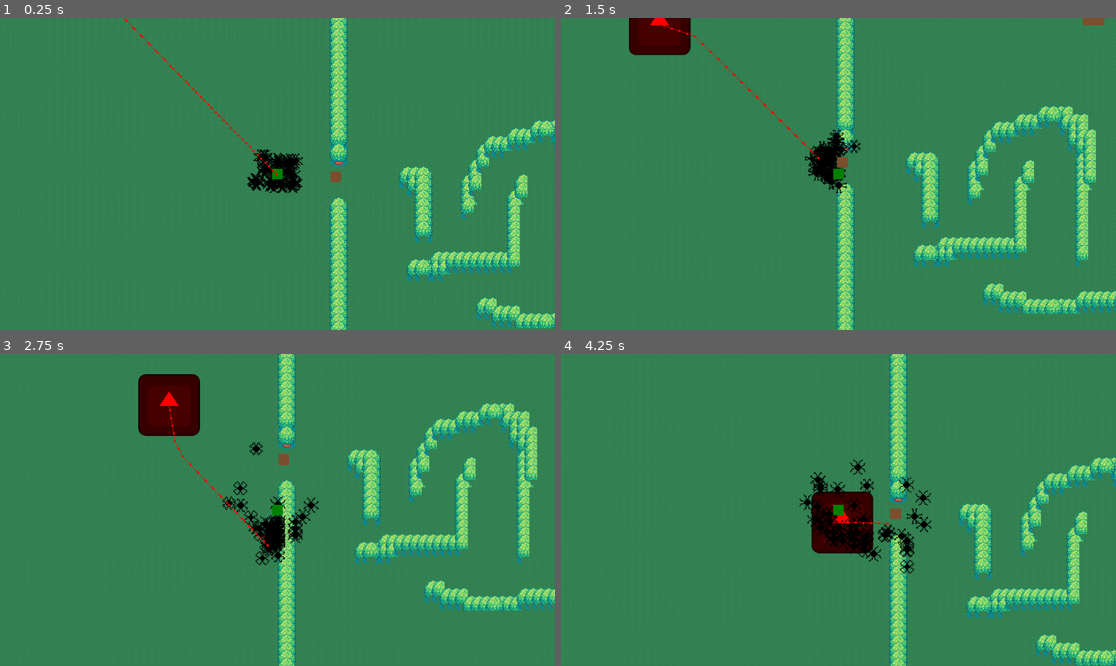
Above: before the commit, frames 1-4 (two rows, left to right).
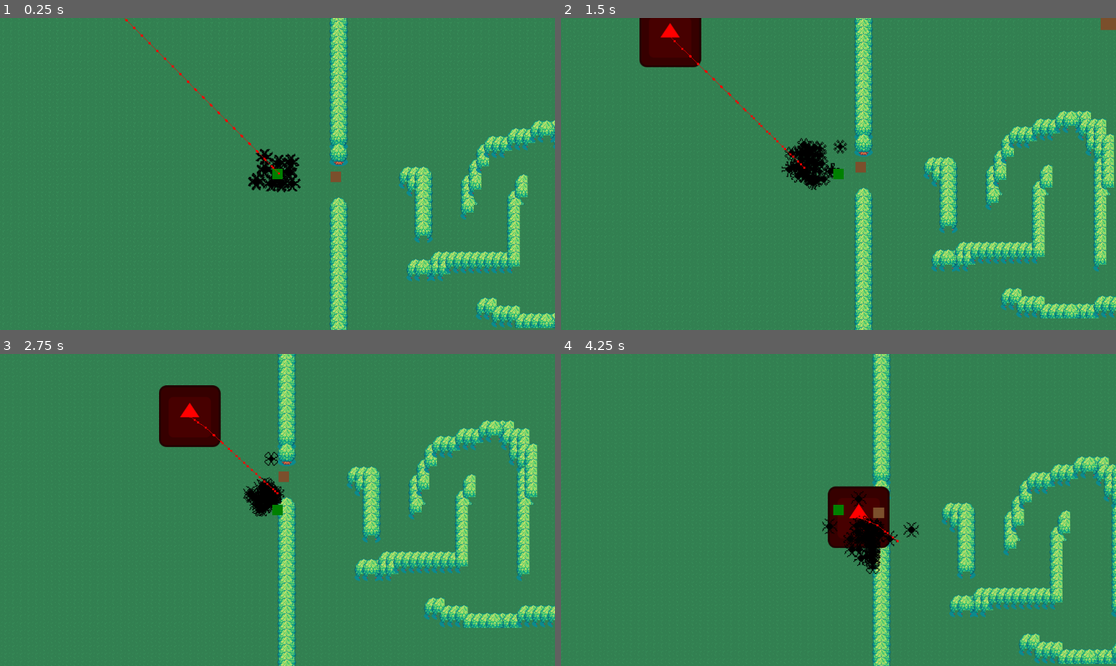
Above: after the commit, the same moments.

Repository: ViviFar/GodotWildJam66
Game: Godot game, scene res://scenes/main_game.tscn
Same seed, same stepped clock (60 frames per second), same inputs: the game is played once before the commit and once after it. The project has no main scene, so this scene is started directly. The engine's default icon, where the game draws it, is replaced by a stand-in: a white triangle on a blue panel in a dark square.
Inputs (mouse positions are in pixels of both pictures, inside the frame that each line leads up to):
- Up to frame 1 (0.25 s): no input
- Up to frame 2 (1.5 s): move the mouse to (960, 158) at 0.52 s; hold Right (ui_right) 0.53-1.28 s; move the mouse to (727, 189) at 1.27 s; hold Down (ui_down) from 1.28 s (still down)
- Up to frame 3 (2.75 s): move the mouse to (333, 441) at 2.02 s; release Down (ui_down) at 2.03 s; hold Right (ui_right) from 2.03 s (still down)
- Up to frame 4 (4.25 s): move the mouse to (810, 572) at 2.77 s; release Right (ui_right) at 2.78 s; hold Up (ui_up) 2.78-3.53 s; move the mouse to (1005, 556) at 3.52 s; hold Left (ui_left) from 3.53 s (still down)

The runs differ from the first frame. In frame 1, 0.7% of the frame differs, in the area x 22-55%, y 0-57%; in frame 2, 19%, in the area x 12-100%, y 0-100%; in frame 3, 16%; in frame 4, 16%.

Commit message:
add navigation

Diff:
--- a/scripts/ant.gd
+++ b/scripts/ant.gd
@@ -31,6 +31,8 @@
 var speed:float = 150
 var accel:float = 7
 
+var count : int = 0
+var totalDelta : float = 0
 
 func _ready():
 	externalInfluence = []
@@ -136,7 +138,7 @@
 	direction = (targetLocation-self.global_position).normalized()
 	var error = self.global_position.distance_to(mainAnt.position)
 	if error < 60: error = 0
-	if error > 300: error = 300
+	if error > 500: error = 500
 	error = error / (1 + error) # map to 0-1
 	var f  = weight_player *error*direction.normalized()
 	return f
@@ -152,18 +154,24 @@
 	return false
 
 func _physics_process(delta):
+	if(count < 4):
+		count+=1
+		totalDelta+=delta
+		return
+	count = 0
 	find_neighbors()
 	compute_neighbors_directions()
 	f_r = compute_repulsive_force()
-	f_p = goToTarget(delta)
+	f_p = goToTarget(totalDelta)
 	f_s = compute_stabilize_force()
 	f_rand = compute_random_force()
 	f_ext = compute_external_forces()
 	# print(f_r, f_p, f_s, f_rand)
 	total_force = 10*(f_r + f_p +f_s + f_rand + f_ext)
-	new_velocity = get_velocity() + (1/1.0)*total_force*delta
-	if new_velocity.length() > 300.0: new_velocity = new_velocity.normalized()*300.0
+	new_velocity = get_velocity() + (1/1.0)*total_force*totalDelta
+	if new_velocity.length() > 500.0: new_velocity = new_velocity.normalized()*500.0
 	set_velocity(new_velocity)
+	totalDelta= 0
 	move_and_slide()
 
 func _process(_delta):
--- a/scripts/mainAnt.gd
+++ b/scripts/mainAnt.gd
@@ -4,7 +4,7 @@
 @onready var ants = get_tree().get_nodes_in_group("ants")
 @export var timeBeforeDeathOutsidePheromone : float = 10
 
-var speed : float = 150
+var speed : float = 100
 var pheromoneLayer : int = 0
 var timer : float = 0
 var IsOnPheromone = "IsOnPheromone"
Not shown, changed: scenes/Game_finale.tscn
